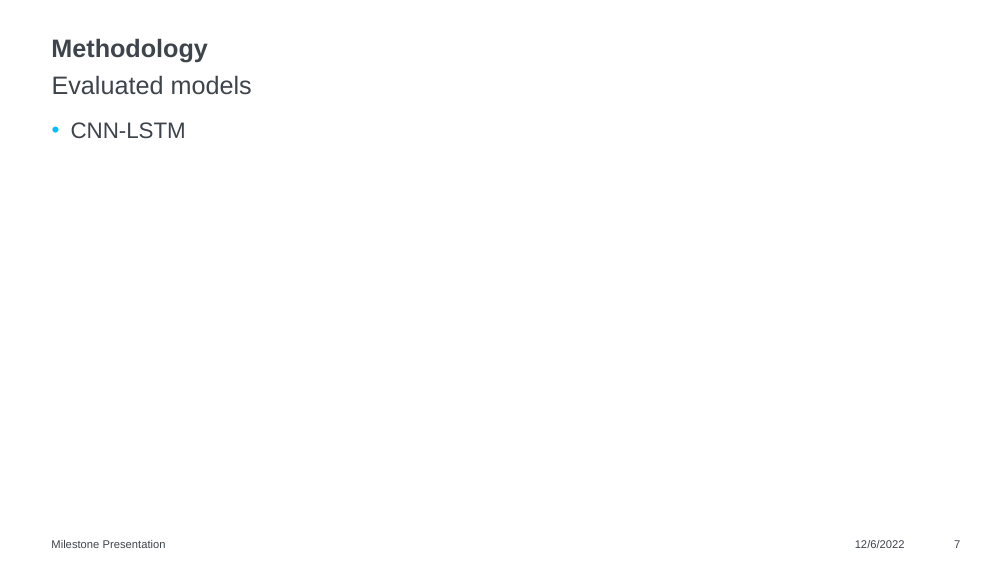
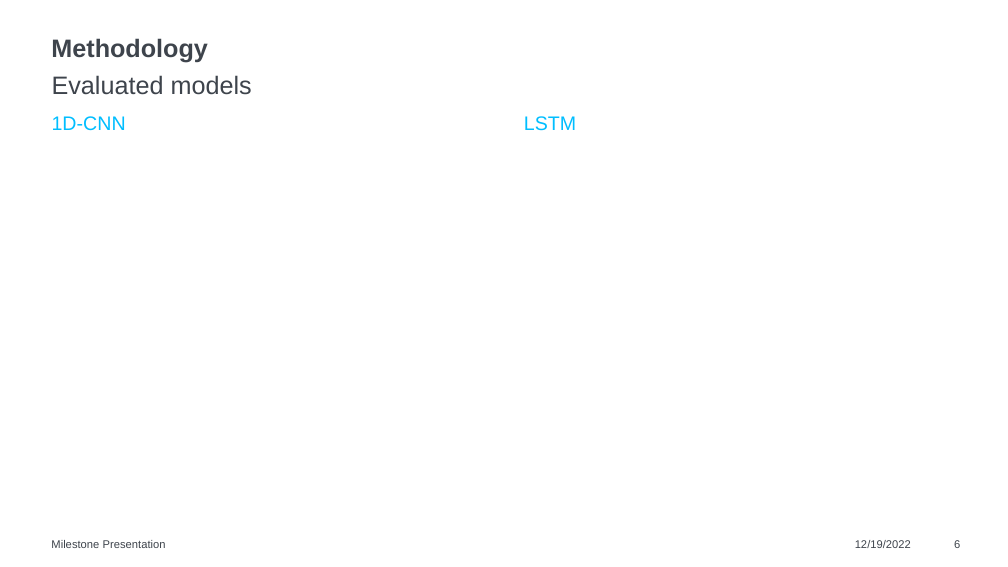
Before and after one commit to raviakash/Human_Activity_Postural_Transition_Recognition, a slide deck: slide 6 of Report/Milestone Presentation.pptx (slide 7 before the commit). Drawn at 1008x567 pixels with LibreOffice and Linux fonts; fonts in the diff are those of the drawing. Boxes give left, top, right and bottom in pixels: in the first picture for what was removed or moved away, otherwise in the second. Text is boxed around its words. In the diff, an @@ line names an element or a change of style, - is before the commit and + after.

```diff
--- a/Report/Milestone Presentation.pptx
+++ b/Report/Milestone Presentation.pptx
@@ text added at <box>52,116,126,131</box>, 14 pt, text #00BEFF @@
+1D-CNN
@@ text at <box>524,116,576,131</box>: text changed; size 16 to 14 pt; text colour #3E444C to #00BEFF @@
-• CNN-LSTM
+LSTM
@@ text "LSTM" at <box>524,116,576,131</box>: vertical alignment top to bottom @@
@@ text at <box>855,540,911,548</box>: text changed @@
-12/6/2022
+12/19/2022
@@ page number at <box>954,540,960,548</box>: text changed @@
-7
+6
```
Also in this commit, not shown: 6 other slides changed, 3 slides removed, 3 other files.
